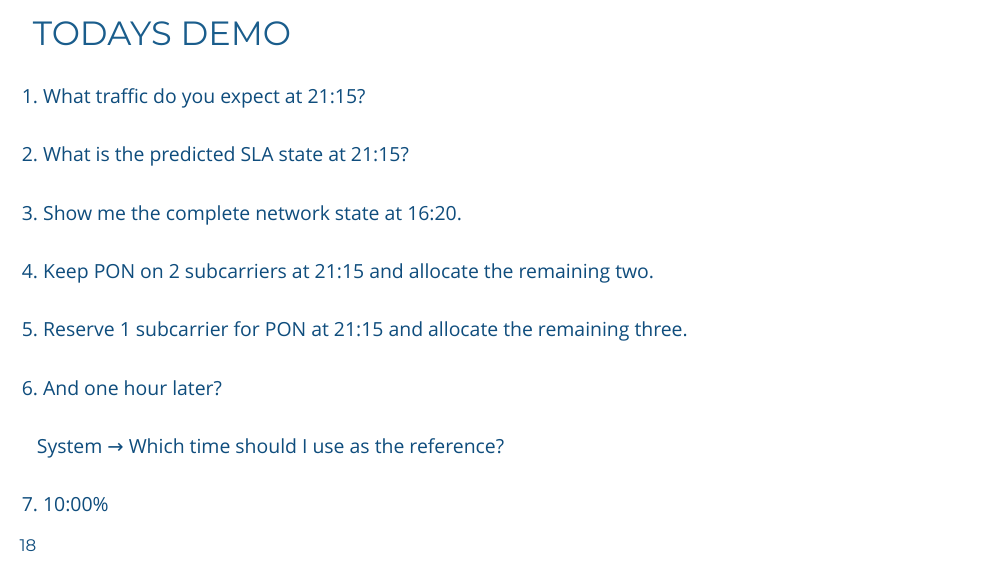
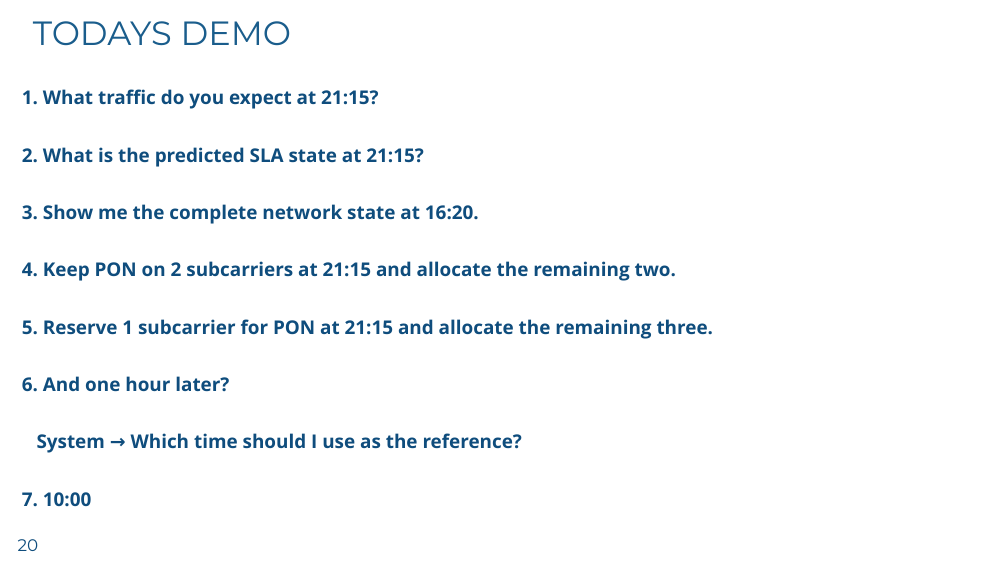
Before and after one commit to imranchy/nof-26-multi-agentic-demo, a slide deck: slide 20 of Imran_NoF_26.pptx (slide 18 before the commit). Drawn at 1008x567 pixels with LibreOffice and Linux fonts; fonts in the diff are those of the drawing; background and template pictures are left out. Boxes give left, top, right and bottom in pixels: in the first picture for what was removed or moved away, otherwise in the second. Text is boxed around its words. In the diff, an @@ line names an element or a change of style, - is before the commit and + after.

Commit message:
Freeze v3 router and current demo backend

```diff
--- a/Imran_NoF_26.pptx
+++ b/Imran_NoF_26.pptx
@@ text at <box>22,89,714,453</box>: size 18.5 to 18 pt, bold on @@
@@ text at <box>22,492,91,507</box>: text changed; size 18.5 to 18 pt; bold on @@
-7. 10:00%
+7. 10:00
@@ page number at <box>18,539,39,551</box>: text changed @@
-18
+20
```
Also in this commit, not shown: 1 other slide changed, 7 slides added, 14 other files.
